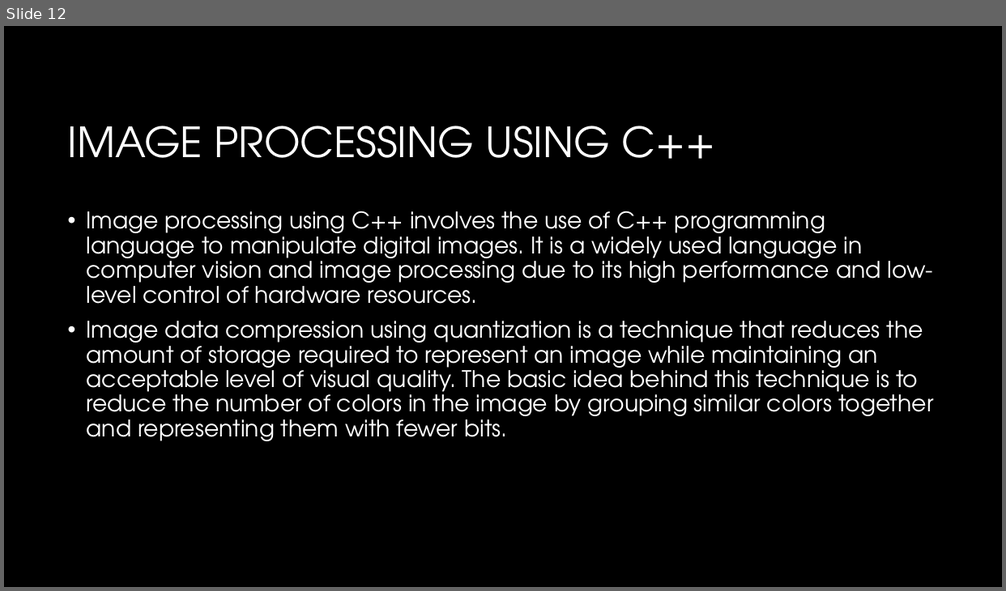
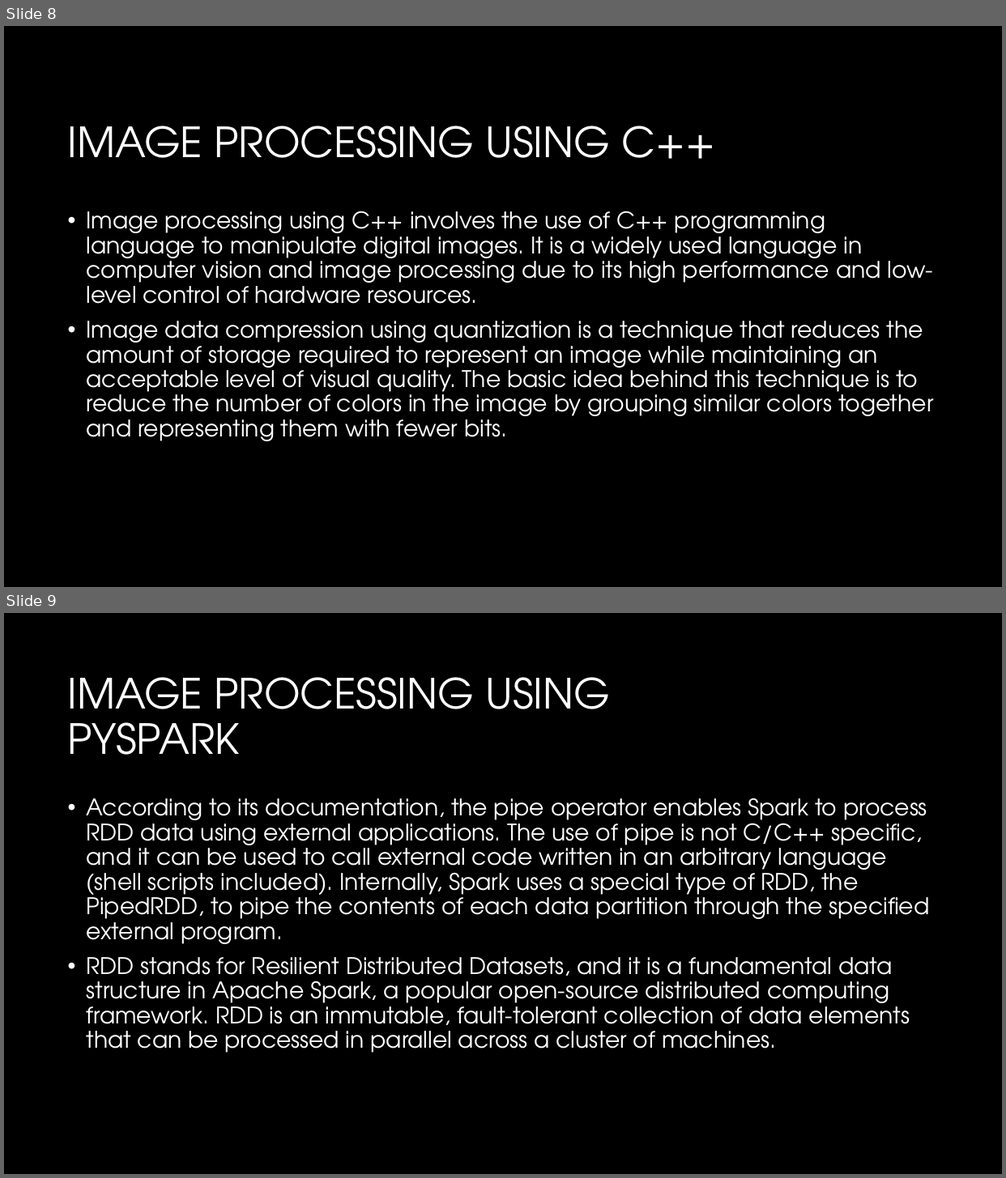
Before and after one commit to rishilss99/Distributed-CDS, a slide deck: Presentation.pptx. Shown one above the other, each under a label of ours: slide 12 before the commit, slides 8 and 9 after it. The pictures are 1006x591 and 1006x1178 pixels, drawn with LibreOffice and Linux fonts; fonts in the diff are those of the drawing; background and template pictures are left out. Boxes give left, top, right and bottom in pixels: in the first picture for what was removed or moved away, otherwise in the second. Text is boxed around its words. In the diff, an @@ line names an element or a change of style, - is before the commit and + after.

```diff
--- a/Presentation.pptx
+++ b/Presentation.pptx
@@ slide 9 added at bbox=[4, 613, 1002, 1174], background #000000 @@
@@ title added at bbox=[68, 677, 611, 755], 40 pt, text #FFFFFF @@
+IMAGE PROCESSING USING PYSPARK
@@ text added at bbox=[87, 798, 930, 1053], 22 pt, text #FFFFFF @@
+• According to its documentation, the pipe operator enables Spark to process RDD data using external applications. The use of pipe is not C/C++ specific, and it can be used to call external code written in an arbitrary language (shell scripts included). Internally, Spark uses a special type of RDD, the PipedRDD, to pipe the contents of each data partition through the specified external program.
+• RDD stands for Resilient Distributed Datasets, and it is a fundamental data structure in Apache Spark, a popular open-source distributed computing framework. RDD is an immutable, fault-tolerant collection of data elements that can be processed in parallel across a cluster of machines.
@@ what was slide 12 is now slide 8 @@
```
Also in this commit, not shown: 5 other slides added.
